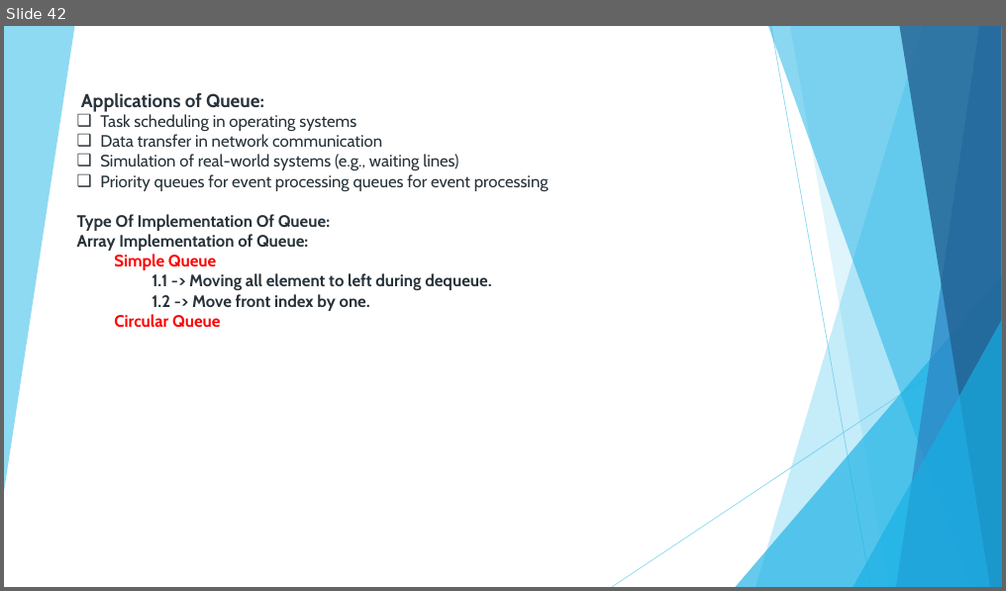
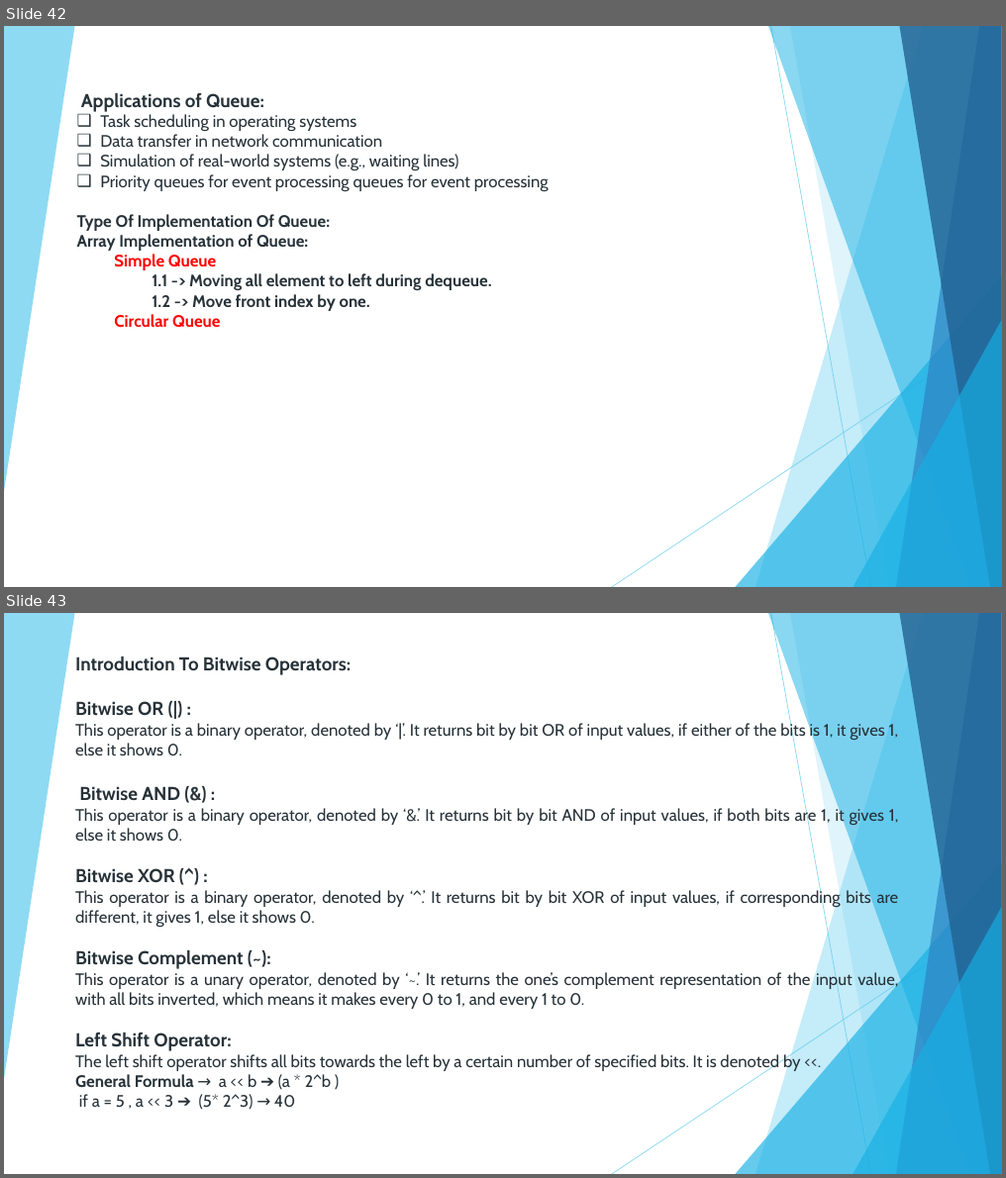
Before and after one commit to nandhakumargit/dsa, a slide deck: Notes/Data Structure and Algorithms.pptx. Shown one above the other, each under a label of ours: slide 42 before the commit, slides 42 and 43 after it. The pictures are 1006x591 and 1006x1178 pixels, drawn with LibreOffice and Linux fonts; fonts in the diff are those of the drawing. Boxes give left, top, right and bottom in pixels: in the first picture for what was removed or moved away, otherwise in the second. Text is boxed around its words. In the diff, an @@ line names an element or a change of style, - is before the commit and + after.

```diff
--- a/Notes/Data Structure and Algorithms.pptx
+++ b/Notes/Data Structure and Algorithms.pptx
@@ slide 43 added at [4, 613, 1002, 1174], background #FFFFFF; not listed: 10 template elements that a slide beside it also shows @@
@@ text added at [75, 657, 899, 1110], 16 pt, text #273239 @@
+Introduction To Bitwise Operators:
+Bitwise OR (|) :
+This operator is a binary operator, denoted by ‘|’. It returns bit by bit OR of input values, if either of the bits is 1, it gives 1, else it shows 0.
+Bitwise AND (&) :
+This operator is a binary operator, denoted by ‘&.’ It returns bit by bit AND of input values, if both bits are 1, it gives 1, else it shows 0.
+Bitwise XOR (^) :
+This operator is a binary operator, denoted by ‘^.’ It returns bit by bit XOR of input values, if corresponding bits are different, it gives 1, else it shows 0.
+Bitwise Complement (~):
+This operator is a unary operator, denoted by ‘~.’ It returns the one’s complement representation of the input value, with all bits inverted, which means it makes every 0 to 1, and every 1 to 0.
+Left Shift Operator:
+The left shift operator shifts all bits towards the left by a certain number of specified bits. It is denoted by <<.
+General Formula → a << b ➔ (a * 2^b )
+if a = 5 , a << 3 ➔ (5* 2^3) → 40
```
Also in this commit, not shown: 10 other slides added, 18 other files.
